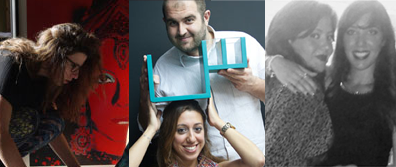
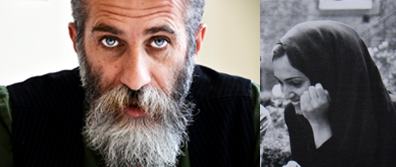
The second 396 × 167 image is a revision of the first. Changes to its layers:
hid group "Group 6" (3 layers) over [0, 0, 396, 167]
added group "Group 0" with 2 layers over [0, 0, 396, 167]
added layer "Layer 20" in group "Group 0" over [260, 0, 396, 167]
added layer "Layer 19" in group "Group 0" over [0, 0, 263, 167]
